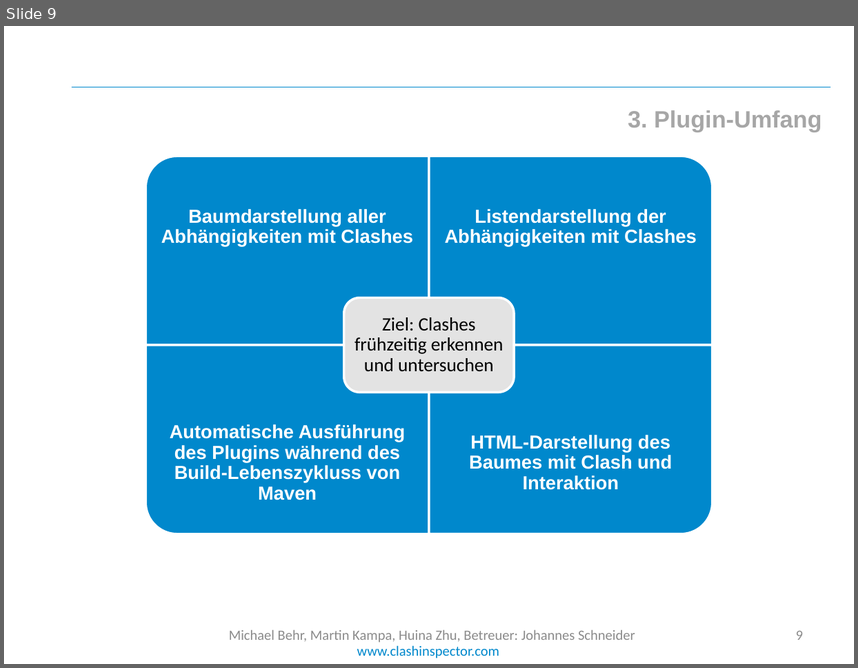
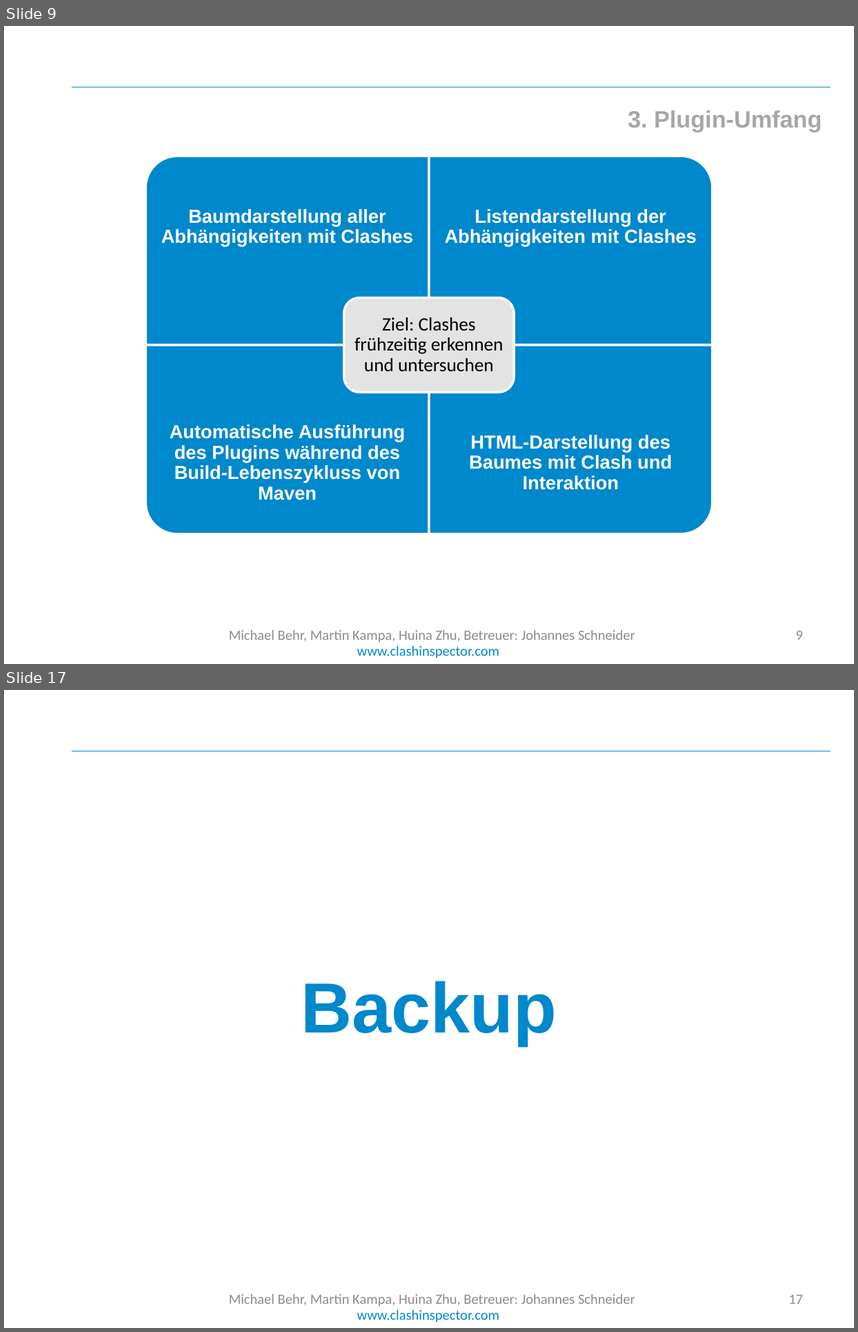
Before and after one commit to cedarsoft/clashinspector.com, a slide deck: presentation/Jahresprojekt Zwischenpräsentation.pptx. Shown one above the other, each under a label of ours: slide 9 before the commit, slides 9 and 17 after it; the slides between them are not shown. The pictures are 858x668 and 858x1332 pixels, drawn with LibreOffice and Linux fonts; fonts in the diff are those of the drawing; background and template pictures are left out. Boxes give left, top, right and bottom in pixels: in the first picture for what was removed or moved away, otherwise in the second. Text is boxed around its words. In the diff, an @@ line names an element or a change of style, - is before the commit and + after.

```diff
--- a/presentation/Jahresprojekt Zwischenpräsentation.pptx
+++ b/presentation/Jahresprojekt Zwischenpräsentation.pptx
@@ slide 17 added at (4, 690, 854, 1328), background #FFFFFF; not listed: 2 template elements that a slide beside it also shows @@
@@ text added at (301, 980, 557, 1046), 60 pt, text #0088CC, bold @@
+Backup
@@ text added at (229, 1294, 635, 1305), 12 pt, text #8C8C8C @@
+Michael Behr, Martin Kampa, Huina Zhu, Betreuer: Johannes Schneider
@@ page number added at (789, 1294, 803, 1303), 12 pt, text #8C8C8C @@
+17
```
Also in this commit, not shown: 11 slides changed, 1 other slide added, 20 other files.
